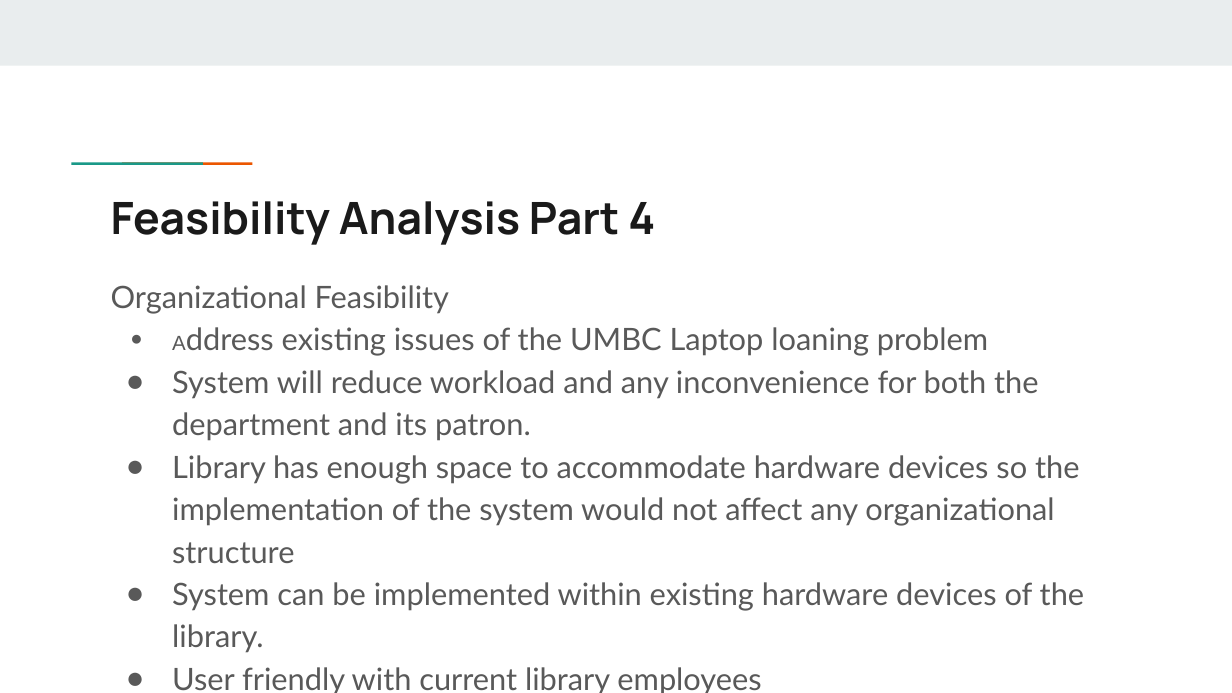
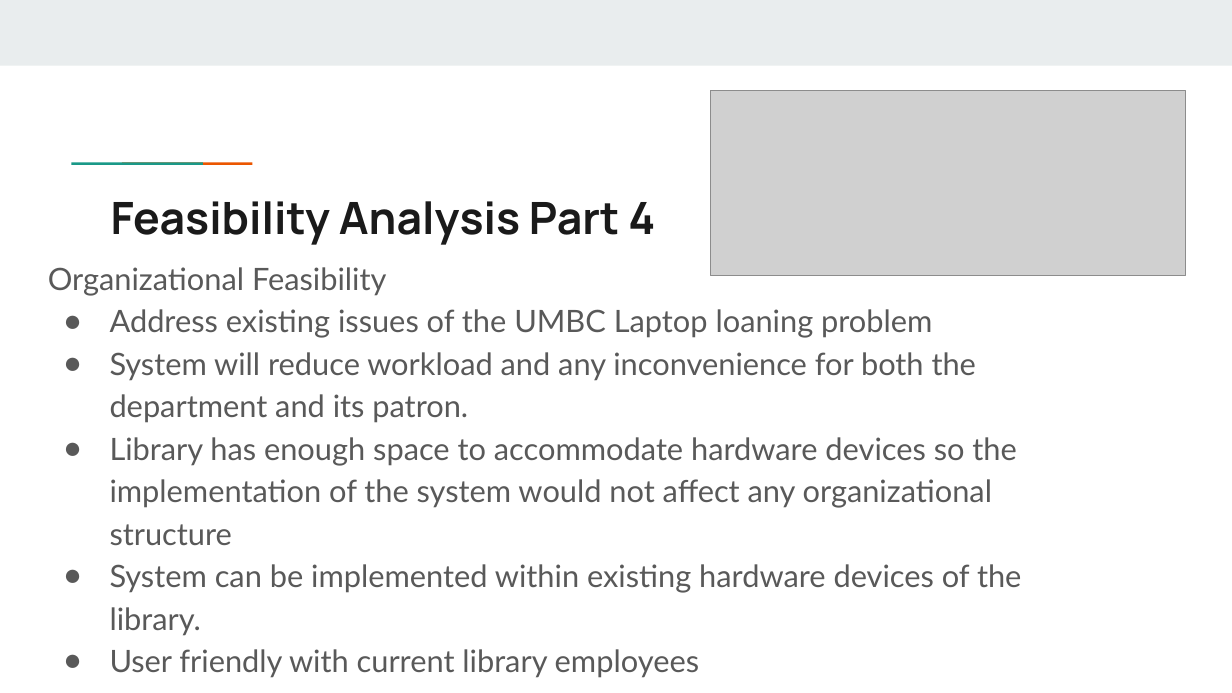
Before and after one commit to N-Roomi/A.O.K.-Laptop-Loan-System-Overhaul, a slide deck: slide 17 of A.O.K. Laptop Overhaul System.pptx. Drawn at 1232x693 pixels with LibreOffice and Linux fonts; fonts in the diff are those of the drawing; grey boxes stand for pictures. Boxes give left, top, right and bottom in pixels: in the first picture for what was removed or moved away, otherwise in the second. Text is boxed around its words. In the diff, an @@ line names an element or a change of style, - is before the commit and + after.

```diff
--- a/A.O.K. Laptop Overhaul System.pptx
+++ b/A.O.K. Laptop Overhaul System.pptx
@@ picture added at (710,90,1185,275) @@
@@ text "Organizational Feasibility": place and size @@
-text "Organizational Feasibility" at (111,285,1084,693)
+text "Organizational Feasibility" at (48,267,1021,678)
@@ text at (110,309,932,338): size 12 to 18 pt, font Arial to Lato in "Address"; indent changed @@
```
Also in this commit, not shown: 15 other slides changed, 1 other file.
